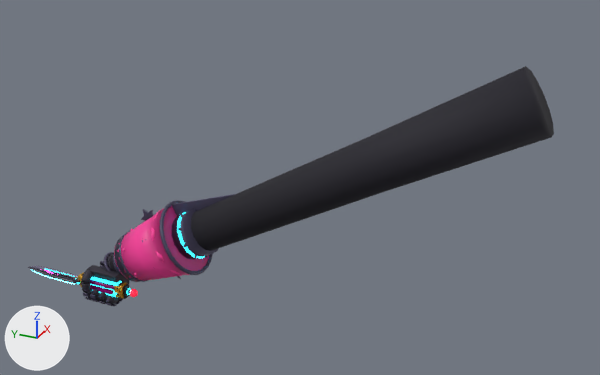
A saved change to the glTF model art/models/glow_blade.glb.
Rendered twice from a 50 mm camera at (-1.805, -1.513, 1.367) aimed at (0.183, -0.619, 0.373). Lighting does not change. The marker at lower left points along +X, +Y and +Z. The first picture is the older version. Where no turn or scale is listed for an object, it has been applied to the vertices. Vertices at exactly the same position are counted once.

The first picture shows 'ArmR', 'ArmRKitBell', 'ArmRKitFins', 'ArmRKitFrill', 'ArmRKitGauntlet', 'Shell' and 3 more.
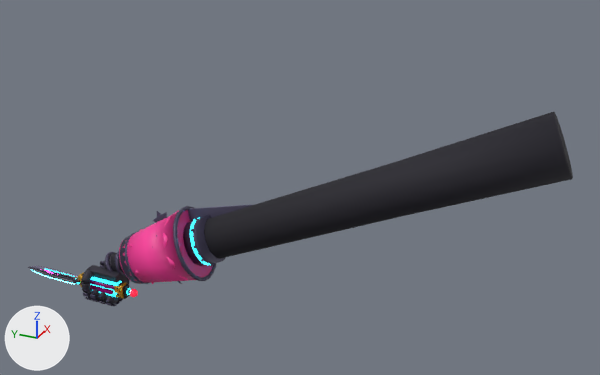
Pixel boxes (x1, y1, x2, y2) of what changed, in the pictures (600 x 375 px; the box of a moved part takes in the faces that stretch with it):
'ArmR', reshaped (19% shorter)
    before: (81, 66, 554, 304)
    after: (81, 112, 573, 304)
'ArmRKitBell', reshaped
    before: (114, 200, 213, 282)
    after: (119, 206, 216, 284)
'ArmRKitFins', reshaped
    before: (160, 194, 236, 217)
    after: (172, 205, 252, 222)
'ArmRKitGauntlet', reshaped
    before: (83, 229, 155, 306)
    after: (83, 229, 154, 306)
'ArmRKitFrill', reshaped (mostly hidden)
    before: (129, 210, 190, 275)
    after: (138, 211, 188, 281)
part 1 of me_armr, moved or reshaped
    before: (109, 254, 117, 272)
    after: (110, 254, 124, 273)
part 2 of me_armr, moved or reshaped
    before: (172, 209, 219, 259)
    after: (183, 215, 226, 266)
part 3 of me_armr, moved or reshaped
    before: (177, 212, 205, 258)
    after: (190, 218, 211, 266)
part 4 of me_armr, moved or reshaped
    before: (191, 66, 554, 251)
    after: (204, 112, 573, 259)
part 5 of me_armrkitbell, moved or reshaped
    before: (114, 206, 209, 281)
    after: (119, 210, 213, 283)
part 6 of me_armrkitbell, moved or reshaped
    before: (160, 200, 213, 275)
    after: (173, 206, 216, 281)
part 7 of me_armrkitbell, moved or reshaped
    before: (119, 232, 148, 282)
    after: (125, 232, 148, 284)
part 8 of me_armrkitbell, moved or reshaped
    before: (141, 209, 153, 221)
    after: (153, 211, 167, 222)
part 10 of me_armrkitfrill, moved or reshaped (mostly hidden)
    before: (151, 210, 190, 275)
    after: (163, 211, 188, 281)
part 11 of me_armrkitgauntlet, moved or reshaped (mostly hidden)
    before: (115, 236, 140, 282)
    after: (120, 236, 142, 284)

Edits to the bpy script that builds the scene:
```text
Change me_armr:
    remove me_armr.from_pydata(...)  # 1888 vertices, 3668 faces; spans x -0.047..0.225, y -1.273..0.061, z -0.049..0.813
    add me_armr.from_pydata(...)  # 1888 vertices, 3668 faces; spans x -0.047..0.349, y -1.323..0.061, z -0.049..0.671
    me_armr part 1: the loose piece of 28 vertices spanning x 0.01..0.101, y -0.12..0.005, z 0.021..0.14 is multiplied about its middle by the matrix ((0.117, 0.354, 0.928), (-0.426, 0.862, -0.275), (-0.897, -0.363, 0.252)), then moved by (0.006, -0.004, -0.011)
    me_armr part 2: the loose piece of 28 vertices spanning x -0.001..0.145, y -0.368..-0.239, z 0.137..0.296 is multiplied about its middle by the matrix ((0.117, 0.354, 0.928), (-0.426, 0.862, -0.275), (-0.897, -0.363, 0.252)), then moved by (0.03, -0.015, -0.038)
    me_armr part 3: the loose piece of 28 vertices spanning x -0.004..0.144, y -0.339..-0.259, z 0.146..0.279 is multiplied about its middle by the matrix ((0.117, 0.354, 0.928), (-0.426, 0.862, -0.275), (-0.897, -0.363, 0.252)), then moved by (0.03, -0.013, -0.035)
    me_armr part 4: the loose piece of 42 vertices spanning x 0.003..0.225, y -1.273..-0.165, z 0.101..0.813 is multiplied about its middle by the matrix ((0.117, 0.354, 0.928), (-0.426, 0.862, -0.275), (-0.897, -0.363, 0.252)), then moved by (0.069, -0.041, -0.105)
    other edits to the shape of me_armr do not show in these pictures
Change me_armrkitbell:
    remove me_armrkitbell.from_pydata(...)  # 464 vertices, 920 faces; spans x -0.048..0.184, y -0.333..-0.036, z 0.021..0.299
    add me_armrkitbell.from_pydata(...)  # 464 vertices, 920 faces; spans x -0.02..0.21, y -0.336..-0.044, z 0.01..0.273
    me_armrkitbell part 5: the loose piece of 60 vertices spanning x -0.043..0.179, y -0.327..-0.036, z 0.021..0.294 is multiplied about its middle by the matrix ((0.117, 0.354, 0.928), (-0.426, 0.862, -0.275), (-0.897, -0.363, 0.252)), then moved by (0.022, -0.014, -0.035)
    me_armrkitbell part 6: the loose piece of 144 vertices spanning x -0.048..0.184, y -0.333..-0.212, z 0.096..0.299 is multiplied about its middle by the matrix ((0.968, 0.033, 0.248), (-0.011, 0.996, -0.088), (-0.249, 0.083, 0.965)), then moved by (0.027, -0.012, -0.031)
    me_armrkitbell part 7: the loose piece of 120 vertices spanning x -0.026..0.137, y -0.141..-0.055, z 0.029..0.171 is multiplied about its middle by the matrix ((0.968, 0.033, 0.248), (-0.011, 0.996, -0.088), (-0.249, 0.083, 0.965)), then moved by (0.009, -0.004, -0.01)
    me_armrkitbell part 8: the loose piece of 140 vertices spanning x 0.066..0.079, y -0.165..-0.109, z 0.206..0.261 is multiplied about its middle by the matrix ((0.968, 0.033, 0.248), (-0.011, 0.996, -0.088), (-0.249, 0.083, 0.965)), then moved by (0.04, -0.016, -0.023)
Change me_armrkitfins:
    remove me_armrkitfins.from_pydata(...)  # 102 vertices, 196 faces; spans x 0.044..0.093, y -0.488..0.003, z -0.011..0.381
    add me_armrkitfins.from_pydata(...)  # 102 vertices, 196 faces; spans x 0.044..0.157, y -0.516..0.003, z -0.011..0.319
    me_armrkitfins part 9: the loose piece of 54 vertices spanning x 0.066..0.093, y -0.488..-0.159, z 0.196..0.381 is multiplied about its middle by the matrix ((0.968, 0.033, 0.248), (-0.011, 0.996, -0.088), (-0.249, 0.083, 0.965)), then moved by (0.048, -0.02, -0.042)
Change me_armrkitfrill:
    remove me_armrkitfrill.from_pydata(...)  # 716 vertices, 1428 faces; spans x -0.046..0.174, y -0.303..-0.059, z 0.062..0.28
    add me_armrkitfrill.from_pydata(...)  # 716 vertices, 1428 faces; spans x -0.02..0.198, y -0.303..-0.068, z 0.043..0.257
    me_armrkitfrill part 10: the loose piece of 288 vertices spanning x -0.046..0.174, y -0.303..-0.14, z 0.08..0.28 is multiplied about its middle by the matrix ((0.995, -0.102, 0.003), (0.102, 0.988, -0.117), (0.009, 0.117, 0.993)), then moved by (0.022, -0.011, -0.025)
    other edits to the shape of me_armrkitfrill do not show in these pictures
Change me_armrkitgauntlet:
    remove me_armrkitgauntlet.from_pydata(...)  # 1492 vertices, 2876 faces; spans x -0.049..0.162, y -0.313..0.05, z -0.054..0.275
    add me_armrkitgauntlet.from_pydata(...)  # 1492 vertices, 2876 faces; spans x -0.049..0.188, y -0.317..0.05, z -0.054..0.25
    me_armrkitgauntlet part 11: the loose piece of 48 vertices spanning x -0.024..0.159, y -0.309..-0.038, z 0.021..0.272 is multiplied about its middle by the matrix ((0.117, 0.354, 0.928), (-0.426, 0.862, -0.275), (-0.897, -0.363, 0.252)), then moved by (0.015, -0.011, -0.029)
    other edits to the shape of me_armrkitgauntlet do not show in these pictures
```
